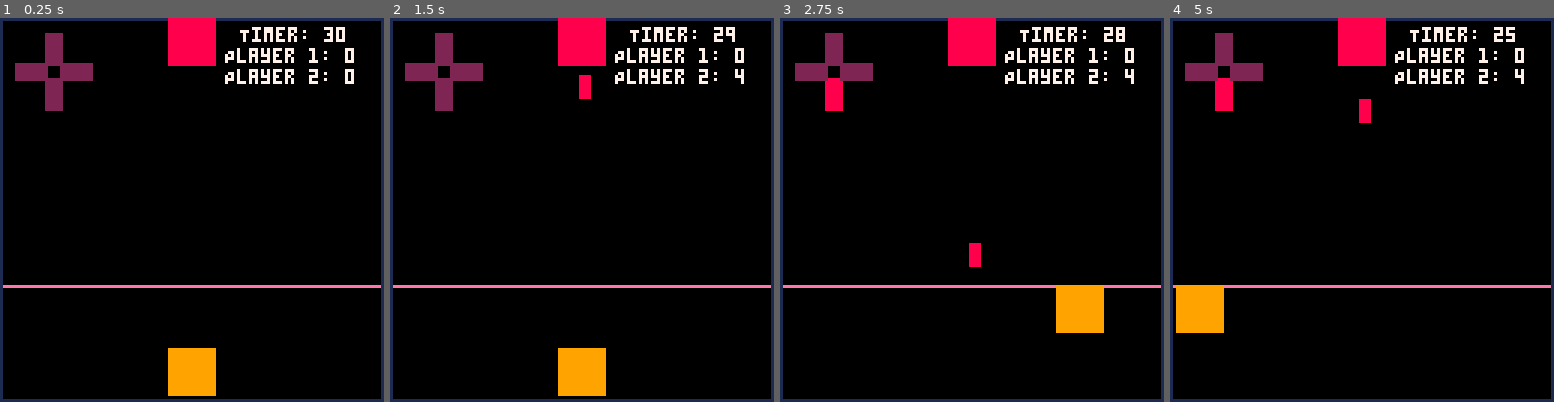
Above: before the commit, frames 1-4 (left to right).
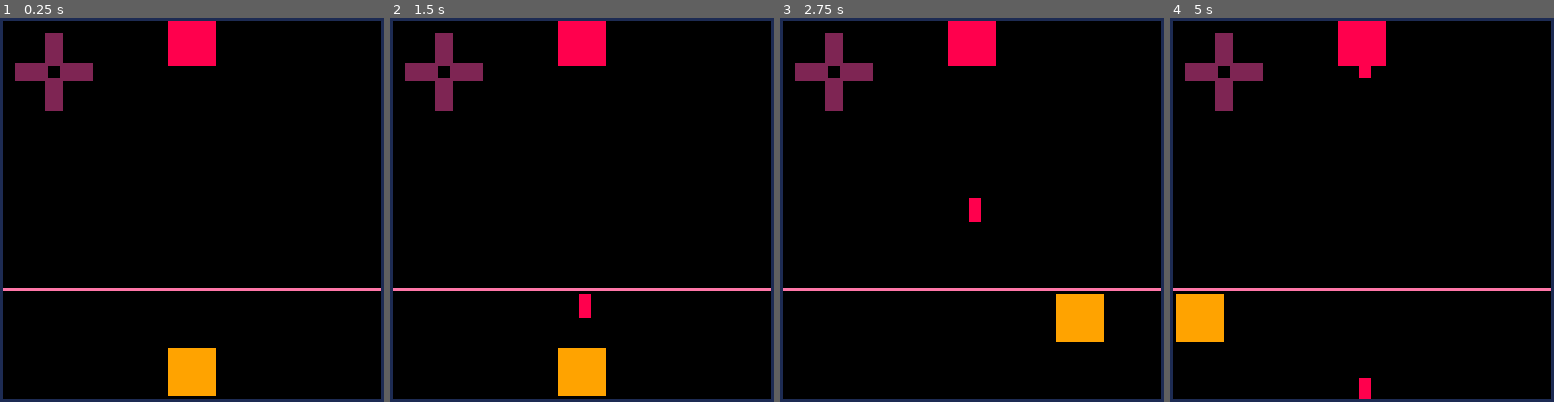
Above: after the commit, the same moments.

Repository: egitelma/pico_radio
Game: PICO-8 cartridge radio.p8
Two runs of this game, one before a commit and one after it. Both use one fixed random seed, a clock stepped at 60 frames per second and the inputs below.
Inputs:
- Up to frame 1 (0.25 s): no input
- Up to frame 2 (1.5 s): tap O (Z key) at 0.33, 0.7, 1.43 s
- Up to frame 3 (2.75 s): hold Left 1.97-2.37 s; hold P2 Right 1.97-2.37 s; tap O (Z key) at 2.22 s; hold Down from 2.42 s (still down); hold P2 Up from 2.42 s (still down)
- Up to frame 4 (5 s): release Down at 2.82 s; release P2 Up at 2.82 s; hold Right 2.87-3.53 s; hold P2 Left 2.87-3.53 s; tap O (Z key) at 3.1, 3.98, 4.87 s; hold Up 3.58-4.08 s; hold P2 Down 3.58-4.08 s; hold Right 4.13-4.53 s; hold P2 Left 4.13-4.53 s; hold Down from 4.58 s (still down); hold P2 Up from 4.58 s (still down)

The runs differ from the first frame. In frame 1, 3.1% of the frame differs, in the area x 0-100%, y 0-72%; in frame 2, 3.4%; in frame 3, 4.2%; in frame 4, 4.3%, in the area x 0-100%, y 0-100%.

Commit message:
added music

Diff:
--- a/radio.p8
+++ b/radio.p8
@@ -4,7 +4,7 @@
 
 -- wave class
 -- type: sawtooth, sine, square, triangle
--- size: determined however. right now it's defaulted at 8
+-- size:
 Wave = {
     type = "",
     size = 0,
@@ -18,7 +18,6 @@
     newWave.type = type
     newWave.size = size
     newWave.color = 2 --maroon-ish
-    newWave.lineList = {} --for storing individual lines
     -- types: sawtooth, square, sine, triangle
     if(type == "sawtooth") then
         newWave.color = 12 --slightly jarring blue
@@ -37,13 +36,8 @@
 local lineList = {}
 
 -- barriers for movement
-local line2height = 89
-
---0 = player one, 1 = player two, this is for who is on the bottom side
-local receivingPlayer = 1
-
--- timer
-local timeRemaining = 30
+local line1height = 30
+local line2height = 90
 
 -- player one (wave sender) info
 local playerOne = {
@@ -54,8 +48,7 @@
     minX = 2,
     maxX = 125,
     minY = 2,
-    maxY = 0,
-    score = 0
+    maxY = line1height-3
 }
 
 -- player two (wave receiver) info
@@ -67,62 +60,45 @@
     minX = 2,
     maxX = 125,
     minY = line2height+2,
-    maxY = 125,
-    score = 0
+    maxY = 125
 }
 
 function updatePlayerPos()
-    btn0 = (btn(0) and receivingPlayer == 1) or (btn(0, 1) and receivingPlayer == 0)
-    btn1 = (btn(1) and receivingPlayer == 1) or (btn(1, 1) and receivingPlayer == 0)
-    btn2 = (btn(2) and receivingPlayer == 1) or (btn(2, 1) and receivingPlayer == 0)
-    btn3 = (btn(3) and receivingPlayer == 1) or (btn(3, 1) and receivingPlayer == 0)
-    btn0p = (btn(0) and receivingPlayer == 0) or (btn(0, 1) and receivingPlayer == 1)
-    btn1p = (btn(1) and receivingPlayer == 0) or (btn(1, 1) and receivingPlayer == 1)
-    btn2p = (btn(2) and receivingPlayer == 0) or (btn(2, 1) and receivingPlayer == 1)
-    btn3p = (btn(3) and receivingPlayer == 0) or (btn(3, 1) and receivingPlayer == 1)
-
-    if(receivingPlayer == 1) then
-        p1 = playerOne
-        p2 = playerTwo
-    else
-        p1 = playerTwo
-        p2 = playerOne
-    end
     --move player one
-    if btn0 then
+    if btn(0) then
         -- fire sawtooth wave
         newWave = Wave:create("sawtooth", 8)
         add(waveArray, newWave)
-    elseif btn1 then
+    elseif btn(1) then
         -- fire square wave
         newWave = Wave:create("square", 8)
         add(waveArray, newWave)
-    elseif btn2 then
+    elseif btn(2) then
         -- fire sine wave
         newWave = Wave:create("sine", 8)
         add(waveArray, newWave)
-    elseif btn3 then
+    elseif btn(3) then
         -- fire triangle wave
         newWave = Wave:create("triangle", 8)
         add(waveArray, newWave)
     end
 
     --move player two
-    if btn0p and p2.x > p2.minX then
+    if btn(0, 1) and playerTwo.x > playerTwo.minX then
         -- move player two (wave-receiver) to the left
-        p2.x -= p2.speed
-    end
-    if btn1p and p2.x < p2.maxX - p2.size then
+        playerTwo.x -= playerTwo.speed
+    end
+    if btn(1, 1) and playerTwo.x < playerTwo.maxX - playerTwo.size then
         -- move player two to the right
-        p2.x += p2.speed
-    end
-    if btn2p and p2.y > p2.minY then
+        playerTwo.x += playerTwo.speed
+    end
+    if btn(2, 1) and playerTwo.y > playerTwo.minY then
         -- move player two upwards
-        p2.y -= p2.speed
-    end
-    if btn3p and p2.y < p2.maxY - p2.size then
+        playerTwo.y -= playerTwo.speed
+    end
+    if btn(3, 1) and playerTwo.y < playerTwo.maxY - playerTwo.size then
         -- move player two downwards
-        p2.y += p2.speed
+        playerTwo.y += playerTwo.speed
     end
 end
 
@@ -137,42 +113,22 @@
     line(1, line2height, 126, line2height, 14)
 end
 
-function createLine(type) -- draw a red box that gts added to the lineList
-    -- generate a different line based on type
-    btn4 = (btn(4) and receivingPlayer == 1) or (btn(4, 1) and receivingPlayer == 0)
-    if btn4 then
-        if(receivingPlayer == 1) then
-            local line = {
-                x = playerOne.x + playerOne.size / 2,
-                y = playerOne.y + playerOne.size,
-                size = 3
-            }
-            add(lineList, line)
-        elseif(receivingPlayer == 0) then
-            local line = {
-                x = playerTwo.x + playerTwo.size / 2,
-                y = playerTwo.y - 3,
-                size = 3
-            }
-            add(lineList, line)
-        end
+function createLine() -- draw a red box that gts added to the lineList
+    if btn(4) then
+        local line = {
+            x = playerOne.x + playerOne.size / 2,
+            y = playerOne.y,
+            size = 3
+        }
+        add(lineList, line)
+        --printh("lineList size: " .. #lineList)
     end
 end
 
 function updateLinePos()
-    for item in all(lineList) do
-        item.y += 4
-        if(receivingPlayer == 1 and item.y + item.size >= playerTwo.y and item.y <= playerTwo.y + playerTwo.size and item.x + item.size >= playerTwo.x and item.x <= playerTwo.x + playerTwo.size) then
-            playerTwo.score += 1
-            del(lineList, item)
-        end
-        if(receivingPlayer == 0 and item.y + item.size >= playerOne.y and item.y <= playerOne.y + playerOne.size and item.x + item.size >= playerOne.x and item.x <= playerOne.x + playerOne.size) then
-            playerOne.score += 1
-            del(lineList, item)
-        end
-        if(item.y > 127) then
-            del(lineList, item)
-        end
+    for i = 1, #lineList do
+        lineList[i].y += 4 --wave move speed
+        --printh("linelist index " .. i .. " x: " .. lineList[i].x .. " y: " .. lineList[i].y)
     end
 end
 
@@ -185,78 +141,28 @@
 function drawControls()
     -- key width: 5, height: 10
     -- draw up key in maroon
-    btn0 = btn(0) and receivingPlayer == 1 or btn(0, 1) and receivingPlayer == 0
-    btn1 = btn(1) and receivingPlayer == 1 or btn(1, 1) and receivingPlayer == 0
-    btn2 = btn(2) and receivingPlayer == 1 or btn(2, 1) and receivingPlayer == 0
-    btn3 = btn(3) and receivingPlayer == 1 or btn(3, 1) and receivingPlayer == 0
-    if(btn2) then
-        rectfill(15, 5, 20, 15, 8)
-    else
-        rectfill(15, 5, 20, 15, 2)
-    end
+    rectfill(15, 5, 20, 15, 2)
     -- down key
-    if(btn3) then
-        rectfill(15, 20, 20, 30, 8)
-    else
-        rectfill(15, 20, 20, 30, 2)
-    end
+    rectfill(15, 20, 20, 30, 2)
     -- left key
-    if(btn0) then
-        rectfill(5, 15, 15, 20, 8)
-    else
-        rectfill(5, 15, 15, 20, 2)
-    end
+    rectfill(5, 15, 15, 20, 2)
     -- right key
-    if(btn1) then
-        rectfill(20, 15, 30, 20, 8)
-    else
-        rectfill(20, 15, 30, 20, 2)
-    end
-end
-
-function drawScore()
-    print("Timer: " .. timeRemaining, 80, 3, 7)
-    print("Player 1: " .. playerOne.score, 75, 10, 7)
-    print("Player 2: " .. playerTwo.score, 75, 17, 7)
-end
-
-function updateTimer()
-    oldTimeRemaining = timeRemaining
-    timeRemaining = ceil(30 - t() % 30)
-    if(timeRemaining > oldTimeRemaining) then
-        switchPlayers()
-    end
-end
-
-function switchPlayers()
-    receivingPlayer = 1 - receivingPlayer -- switches players
-    if(receivingPlayer == 1) then
-        playerOne.x = 56
-        playerOne.y = 0
-        playerTwo.x = 56
-        playerTwo.y = 110
-    else
-        playerTwo.x = 56
-        playerTwo.y = 0
-        playerOne.x = 56
-        playerOne.y = 110
-    end
-end
+    rectfill(20, 15, 30, 20, 2)
+end
+
 
 function _update()
     updatePlayerPos()
     createLine()
     updateLinePos()
-    updateTimer()
 end
 
 function _draw()
     cls()
-    drawControls()
-    drawBorders()
+    drawControls();
     drawPlayer()
     drawLines()
-    drawScore()
+    drawBorders()
 end
 
 __gfx__
Not shown, changed: the music (__music__) section of radio.p8
Not shown, changed: the sound effects (__sfx__) section of radio.p8
